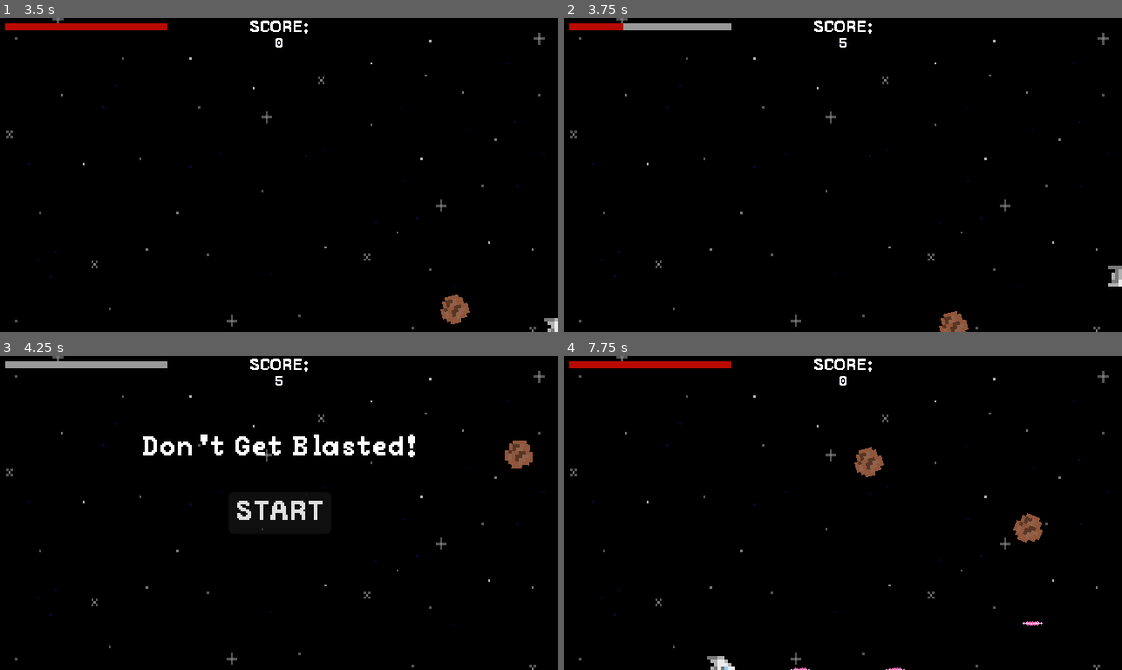
Above: before the commit, frames 1-4 (two rows, left to right).
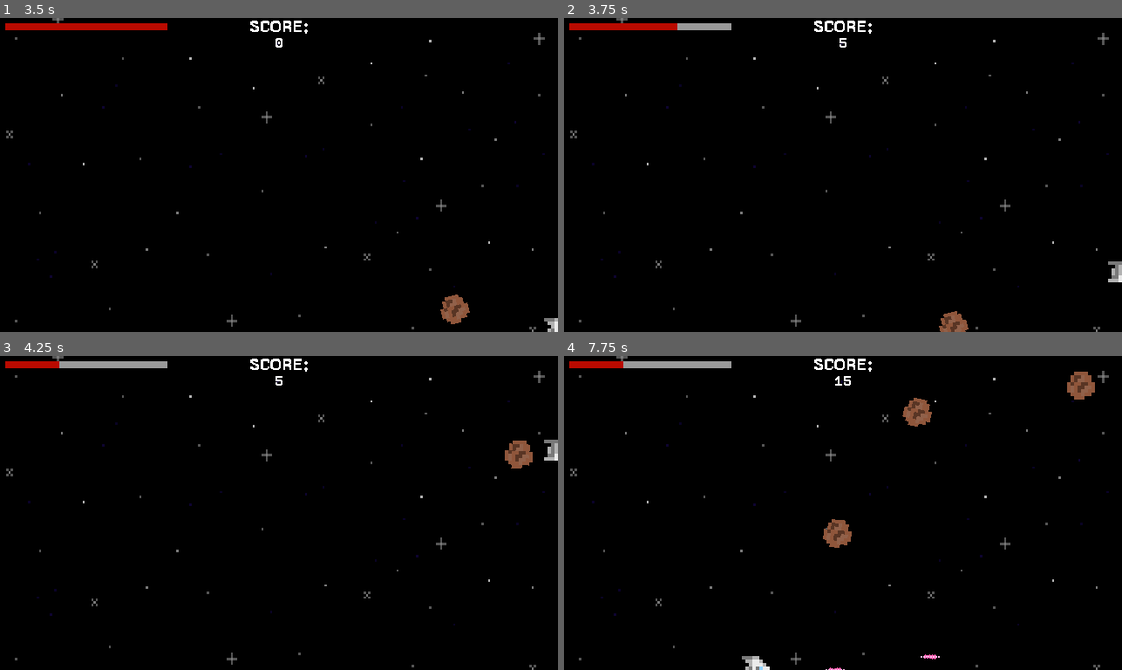
Above: after the commit, the same moments.

Repository: EwBax/dont-get-blasted
Game: Godot game, scene res://Scenes/main.tscn
Same seed, same stepped clock (60 frames per second), same inputs: the game is played once before the commit and once after it.
Inputs (mouse positions are in pixels of both pictures, inside the frame that each line leads up to):
- Up to frame 1 (3.5 s): click "START" at 0.5 s; tap Enter at 1.25 s; move the mouse to (401, 159) at 1.27 s; press the mouse at (401, 159) at 1.28 s; hold D (move_right) 1.28-2.03 s; move the mouse to (167, 190) at 2.02 s; release the mouse at (167, 190) at 2.03 s; hold S (move_down) 2.03-2.78 s; click (167, 190) at 2.1 s; tap Space at 2.75 s; move the mouse to (334, 105) at 2.77 s; press the mouse at (334, 105) at 2.78 s; hold D (move_right) from 2.78 s (still down)
- Up to frame 2 (3.75 s): move the mouse to (815, 237) at 3.52 s; release D (move_right) at 3.53 s; release the mouse at (815, 237) at 3.53 s; hold W (move_up) from 3.53 s (still down); click (815, 237) at 3.6 s
- Up to frame 3 (4.25 s): keep holding W (move_up)
- Up to frame 4 (7.75 s): release W (move_up) at 4.25 s; click (843, 513) at 4.25 s, where only the run before the commit has a clickable "START"; move the mouse to (1010, 560) at 5.02 s; press the mouse at (1010, 560) at 5.03 s; hold A (move_left) 5.03-6.53 s; move the mouse to (675, 465) at 5.77 s; release the mouse at (675, 465) at 5.78 s; click (675, 465) at 5.85 s; move the mouse to (870, 513) at 6.52 s; press the mouse at (870, 513) at 6.53 s; hold S (move_down) 6.53-7.28 s; move the mouse to (759, 434) at 7.27 s; release the mouse at (759, 434) at 7.28 s; hold D (move_right) from 7.28 s (still down); click (759, 434) at 7.35 s

Frame 1 is identical in both runs. In frame 2, 0.3% of the frame differs, in the area x 10-100%, y 1-86%; in frame 3, 1.9%; in frame 4, 2.6%, in the area x 10-96%, y 1-100%.

Commit message:
Fixed hit detection

Diff:
--- a/Scenes/main.tscn
+++ b/Scenes/main.tscn
@@ -1,11 +1,10 @@
-[gd_scene load_steps=9 format=3 uid="uid://uqx0lbd1tol0"]
+[gd_scene load_steps=8 format=3 uid="uid://uqx0lbd1tol0"]
 
 [ext_resource type="Script" path="res://Scripts/main.gd" id="1_loid2"]
 [ext_resource type="PackedScene" uid="uid://cjab500uch653" path="res://Scenes/asteroid.tscn" id="2_hi5e8"]
 [ext_resource type="Texture2D" uid="uid://b3ovctoeid0y3" path="res://Art/SpaceShooterAssetPack_BackGrounds.png" id="2_x3lo2"]
 [ext_resource type="PackedScene" uid="uid://bbe8ttq8fb63r" path="res://Scenes/hud.tscn" id="4_6dph7"]
 [ext_resource type="PackedScene" uid="uid://yi1se5lsk0wk" path="res://Scenes/menu.tscn" id="4_o4klt"]
-[ext_resource type="PackedScene" uid="uid://1t8wqnhxx8sf" path="res://Scenes/laser_bolt.tscn" id="5_10j4g"]
 [ext_resource type="PackedScene" uid="uid://ch7bcjdjbowcc" path="res://Scenes/player.tscn" id="6_auipc"]
 
 [sub_resource type="Curve2D" id="Curve2D_qivxg"]
@@ -37,7 +36,6 @@
 [node name="HUD" parent="." instance=ExtResource("4_6dph7")]
 
 [node name="Player" parent="." groups=["friendly"] instance=ExtResource("6_auipc")]
-laser_bolt_scene = ExtResource("5_10j4g")
 
 [node name="AsteroidSpawnPath" type="Path2D" parent="."]
 curve = SubResource("Curve2D_qivxg")
--- a/Scenes/player.tscn
+++ b/Scenes/player.tscn
@@ -50,6 +50,12 @@
 
 [node name="CollisionPolygon2D" type="CollisionPolygon2D" parent="."]
 position = Vector2(4.17233e-07, 4.17233e-07)
+polygon = PackedVector2Array(-6, -6, 1, -6, 6, -4.17233e-07, 2, 6, -6, 6)
+
+[node name="Area2D" type="Area2D" parent="."]
+
+[node name="CollisionPolygon2D" type="CollisionPolygon2D" parent="Area2D"]
+position = Vector2(4.17233e-07, 4.17233e-07)
 polygon = PackedVector2Array(-8, -8, 2, -8, 8, -2, 8, 2, 2, 8, -8, 8)
 
 [node name="AnimatedSprite2D" type="AnimatedSprite2D" parent="."]
@@ -65,6 +71,4 @@
 wait_time = 0.25
 one_shot = true
 
-[node name="HitTimer" type="Timer" parent="."]
-wait_time = 0.5
-one_shot = true
+[connection signal="body_entered" from="Area2D" to="." method="_on_body_entered"]
--- a/Scripts/player.gd
+++ b/Scripts/player.gd
@@ -23,7 +23,6 @@
 	hp_updated.emit(hit_points)
 	position = pos
 	show()
-	$CollisionPolygon2D.disabled = false
 
 
 func _process(delta):
@@ -59,23 +58,18 @@
 
 	#updating the player's position on screen
 	var collision = move_and_collide(velocity * delta)
-	if collision && $HitTimer.is_stopped():
-		hit(collision)
-		$HitTimer.start()
 
 	position = position.clamp(Vector2.ZERO, screen_size)
 
 
 # player hit by enemy or object
-func hit(body):
+func _on_body_entered(body):
 
 	hit_points -= 1
 	hp_updated.emit(hit_points)
 	if hit_points <= 0:
 		game_over.emit()
 		hide()
-		#Must be deferred as we can't change physics properties on a physics callback.
-		$CollisionPolygon2D.set_deferred("disabled", true)
 
 
 func fire_laser():
